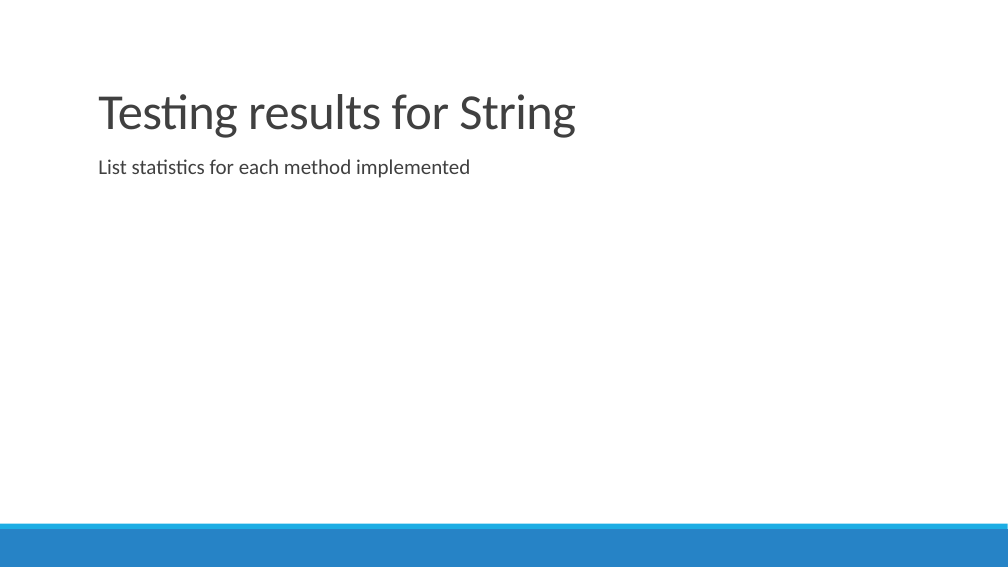
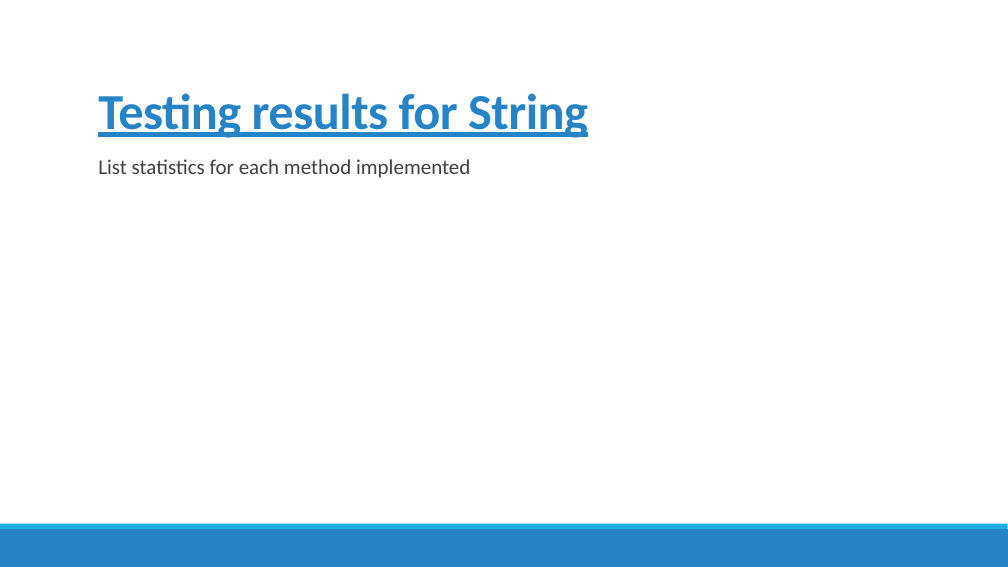
Before and after one commit to amqzhu/JSIL_report, a slide deck: slide 12 of presentation.pptx. Drawn at 1008x567 pixels with LibreOffice and Linux fonts; fonts in the diff are those of the drawing. Boxes give left, top, right and bottom in pixels: in the first picture for what was removed or moved away, otherwise in the second. Text is boxed around its words. In the diff, an @@ line names an element or a change of style, - is before the commit and + after.

```diff
--- a/presentation.pptx
+++ b/presentation.pptx
@@ title "Testing results for String" at box(98, 93, 588, 138): text colour #404040 to #2683C6, bold on, underline on @@
```
Also in this commit, not shown: 7 other slides changed, 1 slide added, 1 slide removed.
